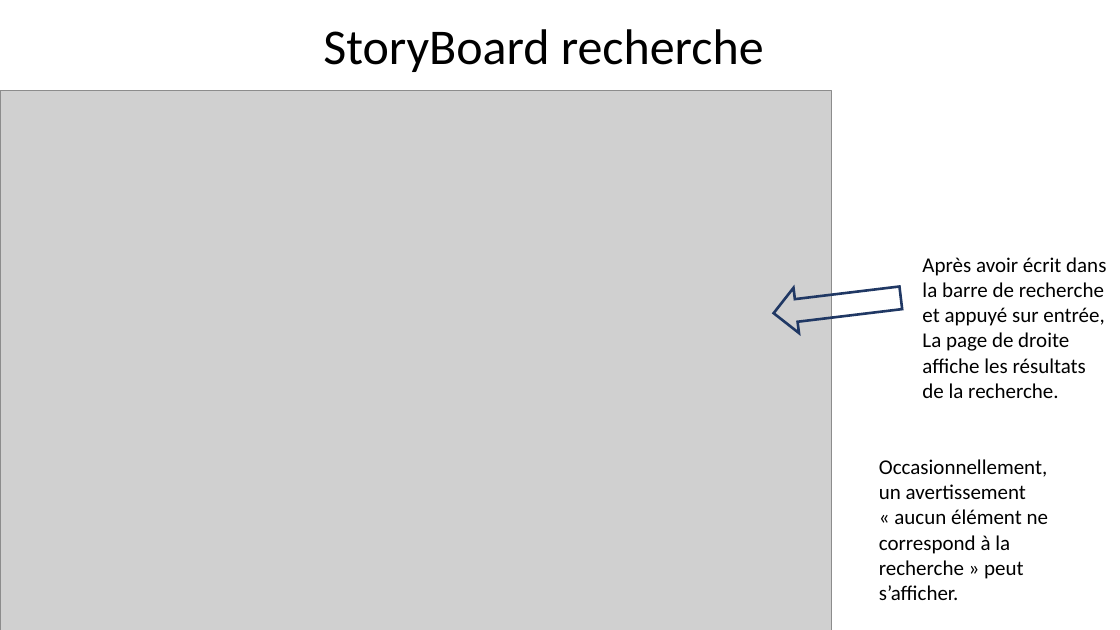
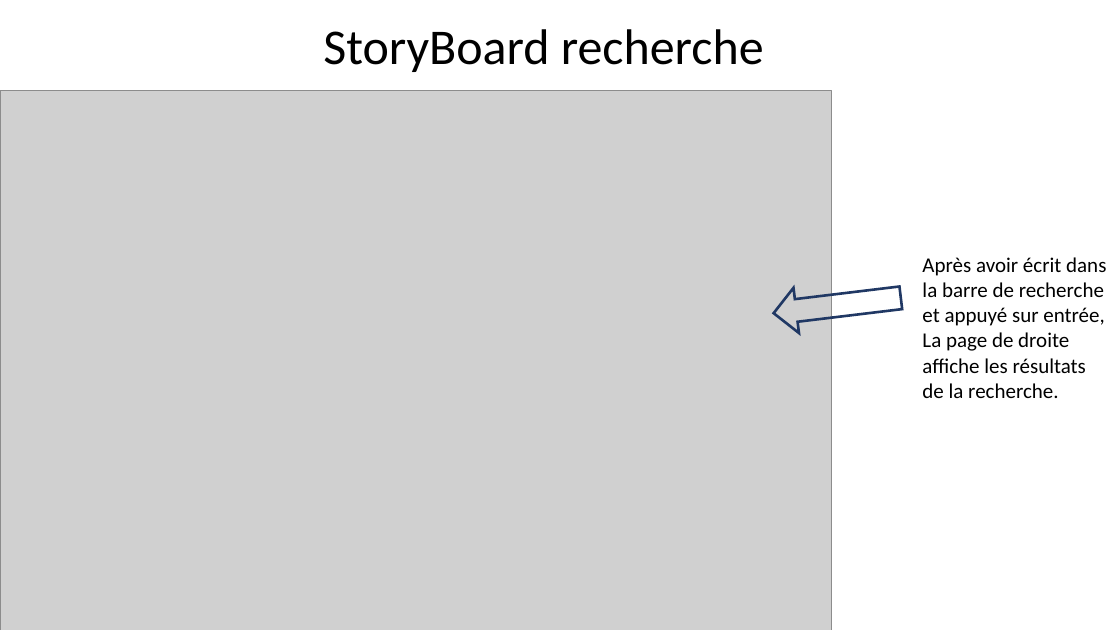
Before and after one commit to Amiralgaby/UniversResidentEvil, a slide deck: slide 4 of doc/StoryBoard.pptx. Drawn at 1120x630 pixels with LibreOffice and Linux fonts; fonts in the diff are those of the drawing; grey boxes stand for pictures. Boxes give left, top, right and bottom in pixels: in the first picture for what was removed or moved away, otherwise in the second. Text is boxed around its words. In the diff, an @@ line names an element or a change of style, - is before the commit and + after.

```diff
--- a/doc/StoryBoard.pptx
+++ b/doc/StoryBoard.pptx
@@ text removed at [879, 459, 1048, 600] @@
-Occasionnellement, un avertissement « aucun élément ne correspond à la recherche » peut s’afficher.
```
Also in this commit, not shown: 2 slides added, 2 other files.
